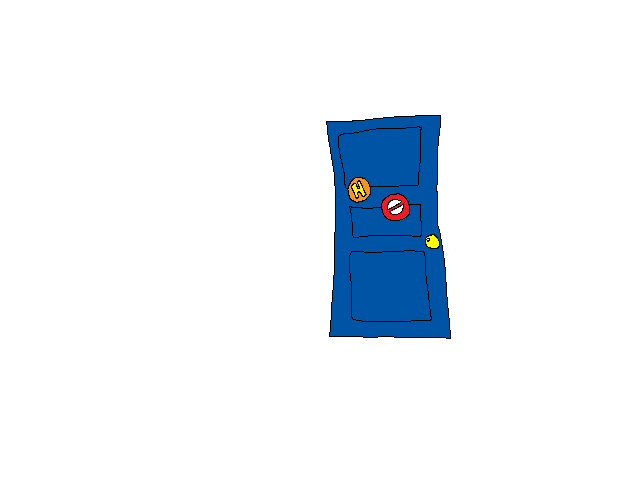
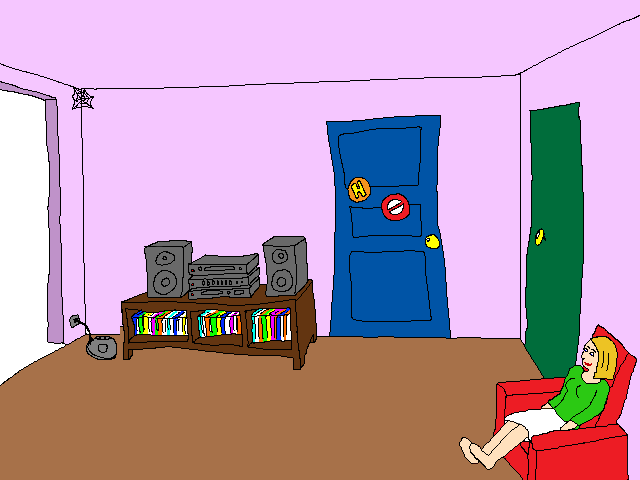
The second 640 x 480 image is a revision of the first. Changes to its layers:
hid "salon_portechambre" over (326, 115, 451, 339)
showed "salon_yeuxmaman" over (585, 348, 594, 355)
showed "salon.png" over (0, 0, 640, 480)
